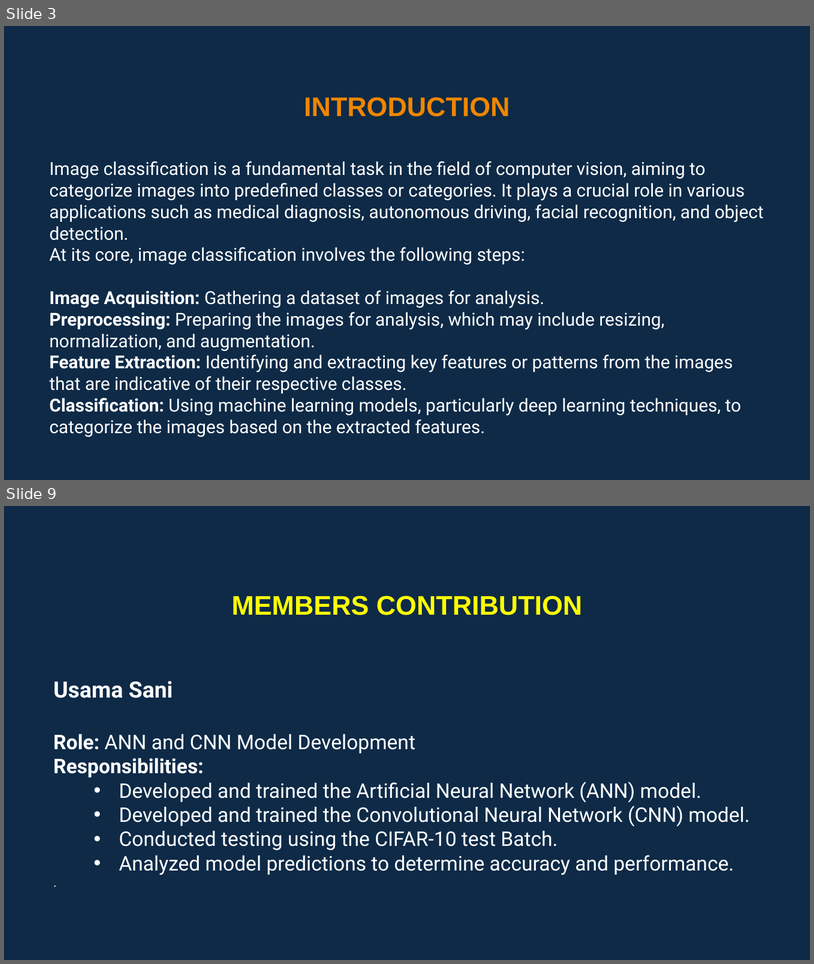
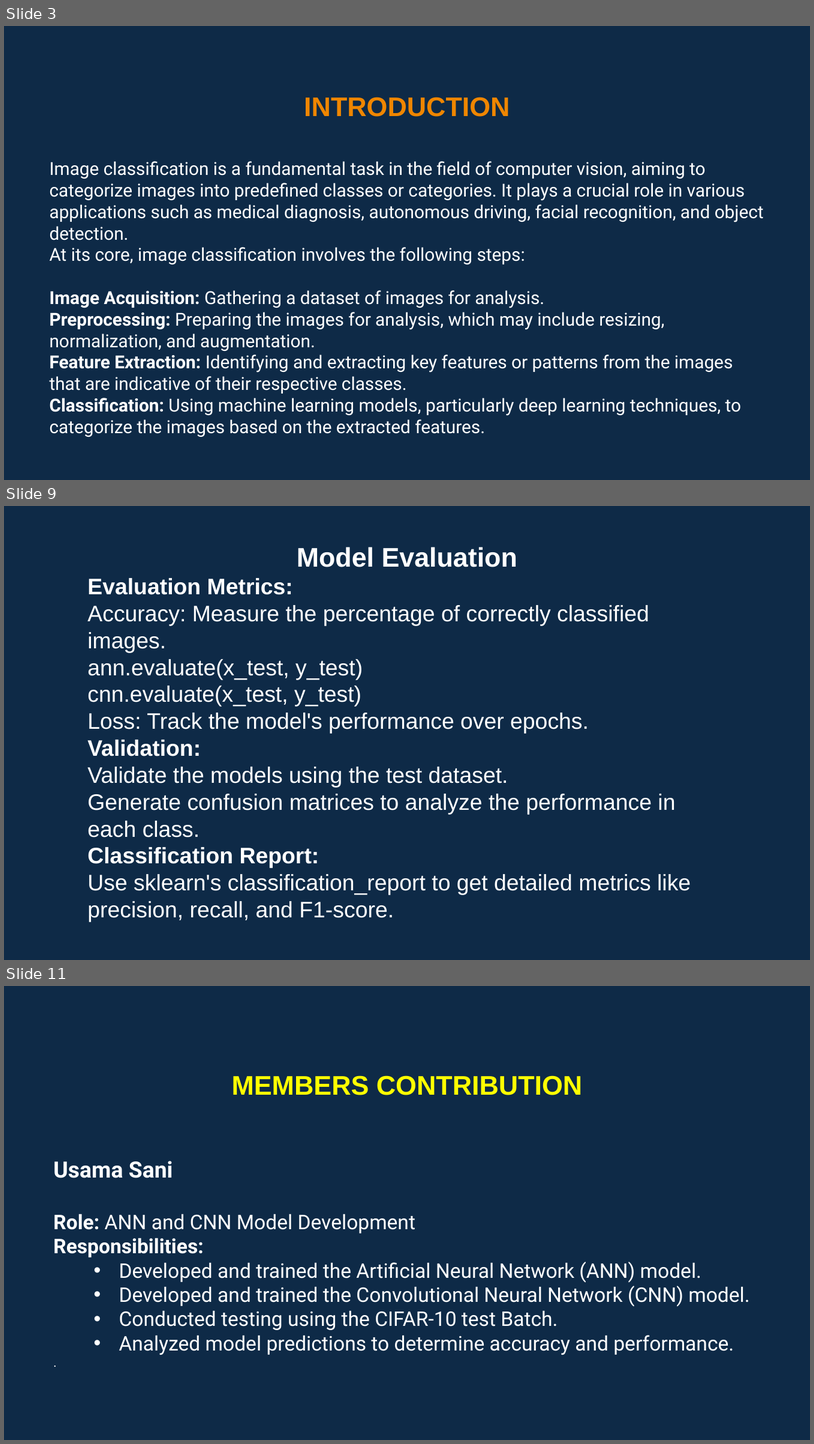
Before and after one commit to UsamaSani/Image_Classification, a slide deck: AI PRESENTATION.pptx. Shown one above the other, each under a label of ours: slides 3 and 9 before the commit, slides 3, 9 and 11 after it; the slides between them are not shown. The pictures are 814x964 and 814x1444 pixels, drawn with LibreOffice and Linux fonts; fonts in the diff are those of the drawing. Boxes give left, top, right and bottom in pixels: in the first picture for what was removed or moved away, otherwise in the second. Text is boxed around its words. In the diff, an @@ line names an element or a change of style, - is before the commit and + after.

```diff
--- a/AI PRESENTATION.pptx
+++ b/AI PRESENTATION.pptx
@@ slide 9 added at box(4, 506, 810, 960), background #0E2A47 @@
@@ text added at box(87, 547, 691, 922), 20 pt, text #FFFFFF @@
+Model Evaluation
+Evaluation Metrics:
+Accuracy: Measure the percentage of correctly classified images.
+ann.evaluate(x_test, y_test)
+cnn.evaluate(x_test, y_test)
+Loss: Track the model's performance over epochs.
+Validation:
+Validate the models using the test dataset.
+Generate confusion matrices to analyze the performance in each class.
+Classification Report:
+Use sklearn's classification_report to get detailed metrics like precision, recall, and F1-score.
@@ what was slide 9 is now slide 11 @@
```
Also in this commit, not shown: 9 slides changed, 1 other slide added, 1 other file.
